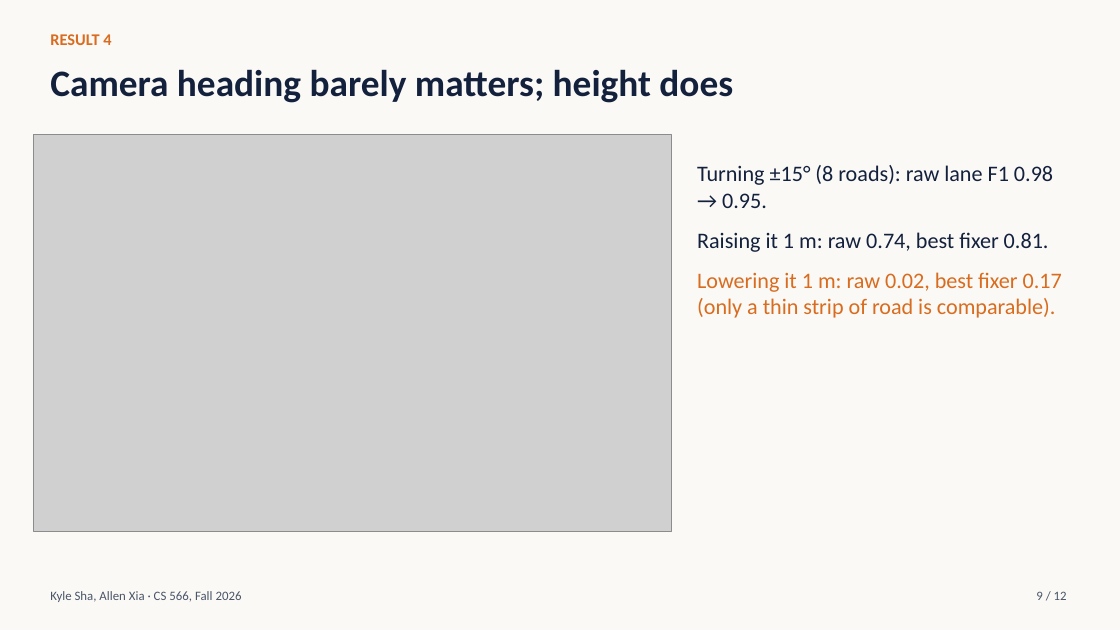
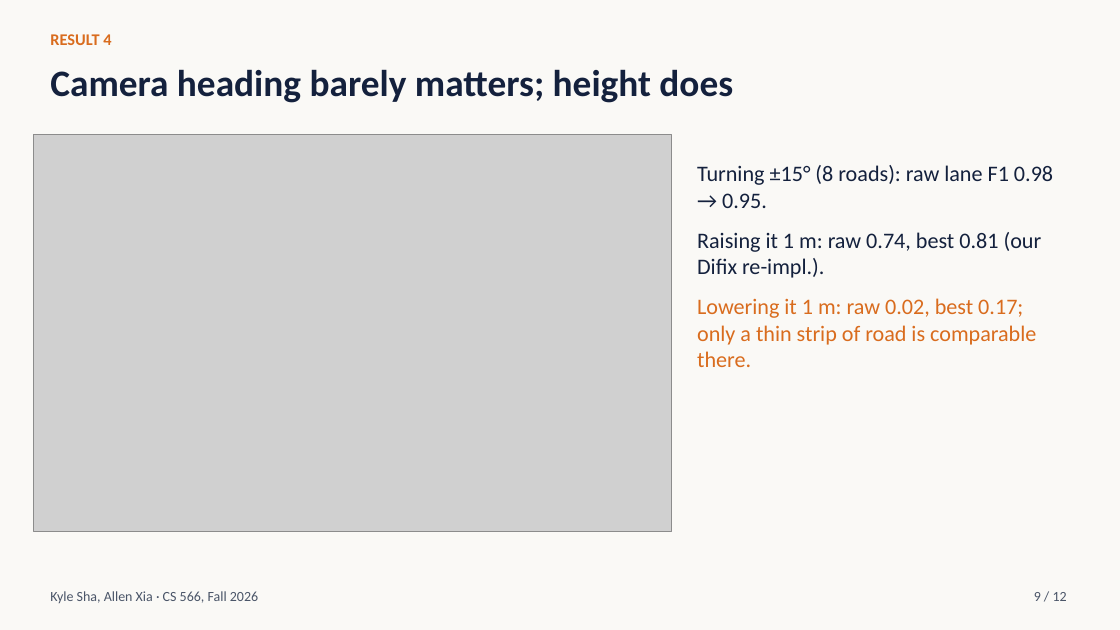
Before and after one commit to ksha23/cs566-drive-sim, a slide deck: slide 9 of docs/cs566_drive_sim_talk.pptx. Drawn at 1120x630 pixels with LibreOffice and Linux fonts; fonts in the diff are those of the drawing; grey boxes stand for pictures. Boxes give left, top, right and bottom in pixels: in the first picture for what was removed or moved away, otherwise in the second. Text is boxed around its words. In the diff, an @@ line names an element or a change of style, - is before the commit and + after.

```diff
--- a/docs/cs566_drive_sim_talk.pptx
+++ b/docs/cs566_drive_sim_talk.pptx
@@ text at (697,232,1042,367): text changed @@
-Raising it 1 m: raw 0.74, best fixer 0.81.
-Lowering it 1 m: raw 0.02, best fixer 0.17 (only a thin strip of road is comparable).
+Raising it 1 m: raw 0.74, best 0.81 (our Difix re-impl.).
+Lowering it 1 m: raw 0.02, best 0.17; only a thin strip of road is comparable there.
@@ text "Kyle Sha, Allen Xia · ..." at (50,591,258,603): size 11 to 12 pt @@
@@ text "9 / 12" at (1034,592,1067,601): size 11 to 12 pt @@
```
Also in this commit, not shown: 11 other slides changed, 2 other files.
